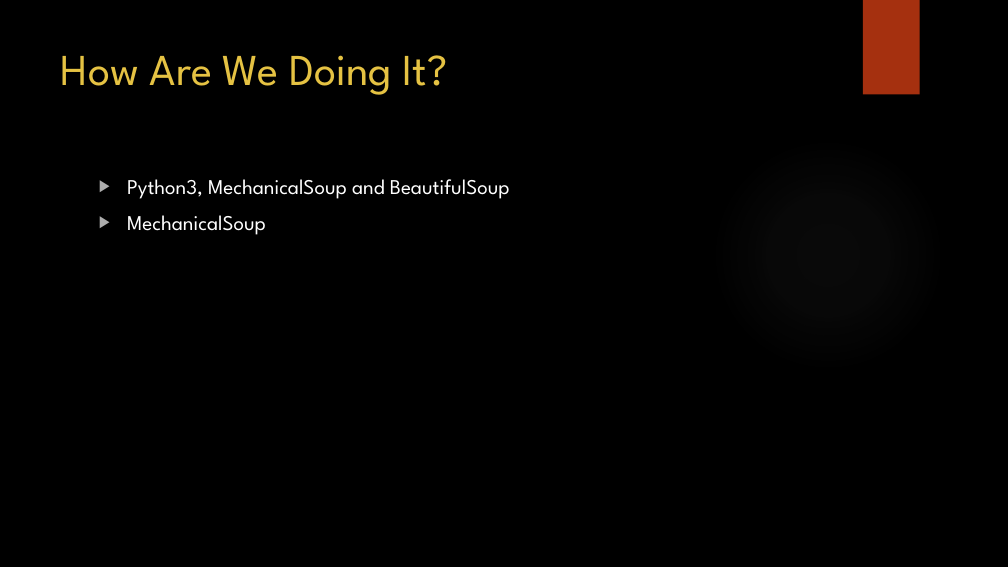
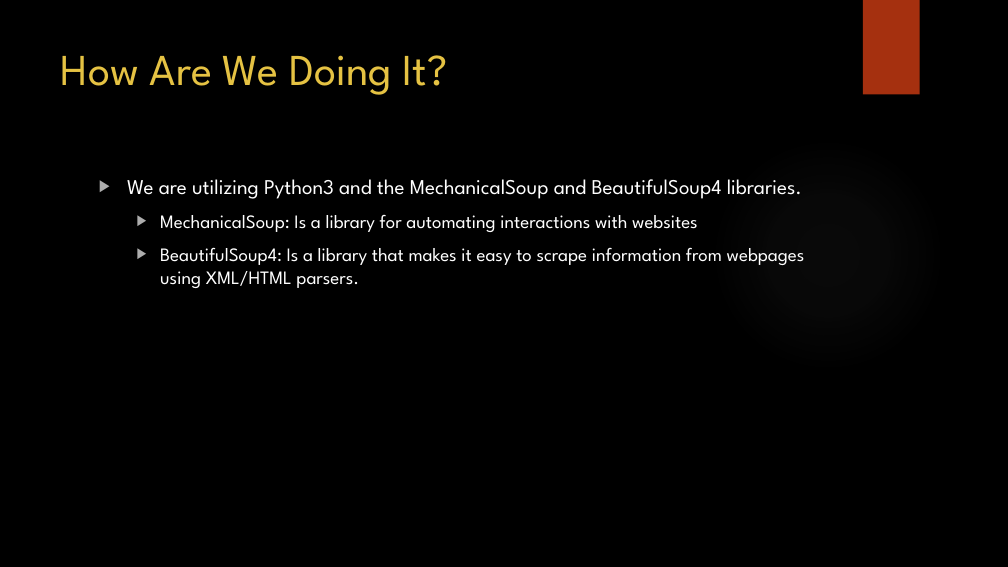
Before and after one commit to pvt900/capstone, a slide deck: slide 7 of Tech Talk.pptx. Drawn at 1008x567 pixels with LibreOffice and Linux fonts; fonts in the diff are those of the drawing; background and template pictures are left out. Boxes give left, top, right and bottom in pixels: in the first picture for what was removed or moved away, otherwise in the second. Text is boxed around its words. In the diff, an @@ line names an element or a change of style, - is before the commit and + after.

```diff
--- a/Tech Talk.pptx
+++ b/Tech Talk.pptx
@@ text at (127, 179, 805, 288): text changed; size 20 to 18 pt @@
-▶ Python3, MechanicalSoup and BeautifulSoup
-▶ MechanicalSoup
+▶ We are utilizing Python3 and the MechanicalSoup and BeautifulSoup4 libraries.
+  ▶ MechanicalSoup: Is a library for automating interactions with websites
+  ▶ BeautifulSoup4: Is a library that makes it easy to scrape information from webpages using XML/HTML parsers.
```
Also in this commit, not shown: 1 other slide changed, 3 other files.
